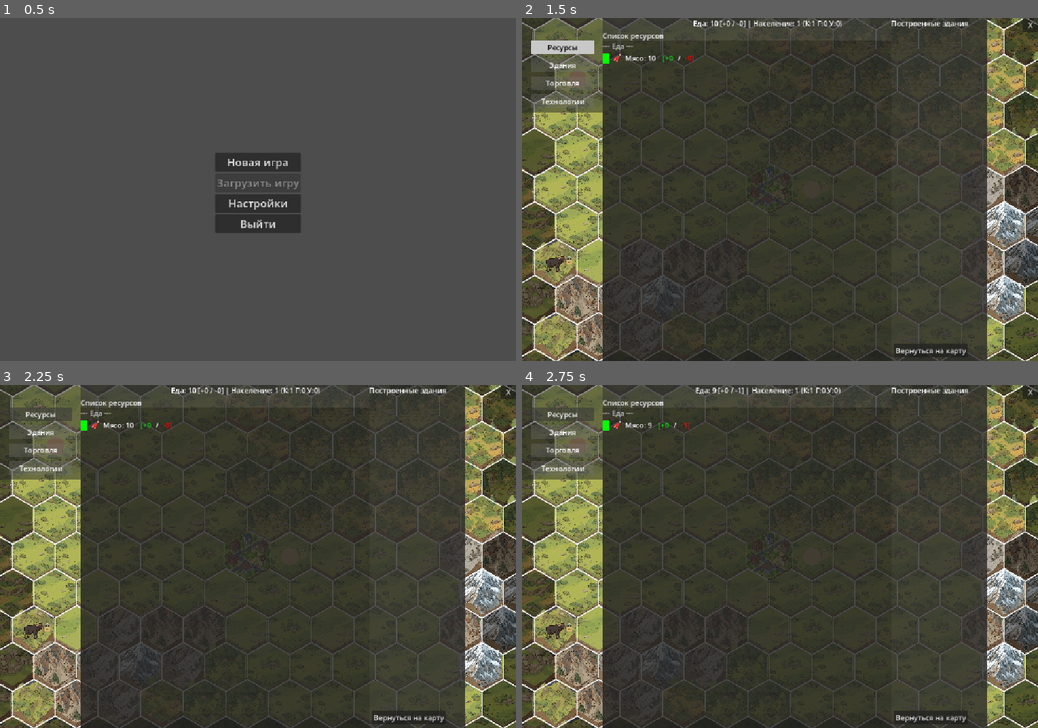
Above: before the commit, frames 1-4 (two rows, left to right).
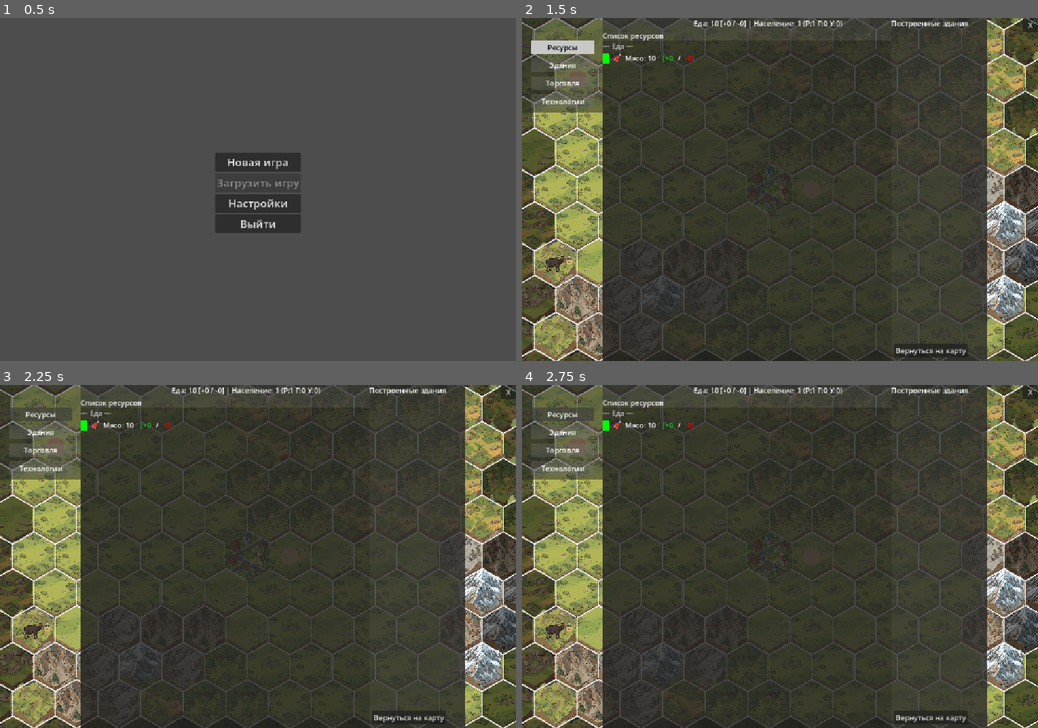
Above: after the commit, the same moments.

Repository: Night-Pryanik/The-City
Game: Godot game, scene res://scenes/main_menu.tscn
The game is run twice, just before and just after one commit, with the same random seed, the same clock (stepped at 60 frames per second) and the same inputs.
Inputs:
- Up to frame 1 (0.5 s): no input
- Up to frame 2 (1.5 s): click "Новая игра" at 0.5 s; click "Город" at 1.25 s
- Up to frame 3 (2.25 s): click "Ресурсы" at 2 s
- Up to frame 4 (2.75 s): no input

Frame 1 is identical in both runs. In frame 2, 0.2% of the frame differs, in the area x 33-62%, y 0-4%; in frame 3, 0.2%; in frame 4, 0.4%, in the area x 24-62%, y 0-13%.

Commit message:
Улучшения работают только если для них есть свободные жители
Стартовый житель не потребляет еду

Diff:
--- a/scenes/MainMap.tscn
+++ b/scenes/MainMap.tscn
@@ -8,6 +8,7 @@
 [ext_resource type="Script" uid="uid://b2anvgprhgych" path="res://scripts/map_renderer.gd" id="6_82ayj"]
 [ext_resource type="Script" uid="uid://b7pijc74chsbo" path="res://scripts/road_manager.gd" id="7_2m761"]
 [ext_resource type="Script" uid="uid://d5hdforsqjlr" path="res://scripts/expansion_manager.gd" id="8_8fkir"]
+[ext_resource type="Script" uid="uid://clfermtbeqck1" path="res://scripts/worker_manager.gd" id="9_nmjbi"]
 
 [sub_resource type="StyleBoxFlat" id="StyleBoxFlat_o7tci"]
 bg_color = Color(0.19607843, 0.19607843, 0.19607843, 1)
@@ -93,3 +94,6 @@
 
 [node name="ExpansionManager" type="Node" parent="." unique_id=1230720441]
 script = ExtResource("8_8fkir")
+
+[node name="WorkerManager" type="Node" parent="." unique_id=1914351628]
+script = ExtResource("9_nmjbi")
--- a/scenes/city_ui.gd
+++ b/scenes/city_ui.gd
@@ -183,7 +183,7 @@
             total_cons += cons_rates.get(pid, 0)
 
     var food_str = "Еда: %d [+%d / -%d]" % [food_sum, total_prod, total_cons]
-    var pop_str = "Население: %d (К:%d Г:%d У:%d)" % [CityData.total_population, CityData.peasants, CityData.townsfolk, CityData.scholars]
+    var pop_str = "Население: %d (Р:%d Г:%d У:%d)" % [CityData.total_population, CityData.workers, CityData.townsfolk, CityData.scholars]
 
     if top_food_label:
         top_food_label.text = food_str + " | " + pop_str
--- a/scenes/main_map.gd
+++ b/scenes/main_map.gd
@@ -55,12 +55,14 @@
 @onready var map_renderer = $MapRenderer
 @onready var road_manager = $RoadManager
 @onready var expansion_manager = $ExpansionManager
+@onready var worker_manager = $WorkerManager
 @onready var settings_menu = preload("res://scenes/settings_menu.tscn").instantiate()
 
 func _ready():
     if Engine.is_editor_hint():
         _initialize_map()
         map_renderer.initialize(tile_data, self)
+        worker_manager.initialize()
         map_renderer.queue_redraw()
         return
 
@@ -107,6 +109,8 @@
 
     _calc_offsets()
     map_renderer.queue_redraw()
+
+    _update_population_hud()
 
     popup_menu.id_pressed.connect(_on_popup_menu_id_pressed)
     city_ui.closed.connect(_on_city_ui_close)
@@ -246,7 +250,7 @@
         for row in range(REGION_ROWS):
             for col in range(REGION_COLS):
                 var tile = tile_data[row][col]
-                if tile.improvement != null and tile.resource != null:
+                if tile.improvement != null and tile.resource != null and worker_manager.has_worker(row, col):
                     CityData.add_raw_production(tile.resource)
         CityData.do_tick()
 
@@ -583,6 +587,8 @@
 
     road_manager.build_road_from(row, col, tile_data, REGION_ROWS, REGION_COLS)
 
+    worker_manager.assign_worker(row, col)
+
     map_renderer.queue_redraw()
 
 func pixel_to_hex(mx: float, my: float):
--- a/scripts/CityData.gd
+++ b/scripts/CityData.gd
@@ -19,11 +19,11 @@
 
 # --- НАСЕЛЕНИЕ ---
 var total_population: int = 1
-var peasants: int = 1
+var workers: int = 1
 var townsfolk: int = 0
 var scholars: int = 0
-var food_for_new_settler: int = 100    # сколько еды нужно накопить для роста
-var food_per_citizen: int = 1          # сколько еды съедает один житель за тик
+var food_for_new_settler: int = 100
+var food_per_citizen: int = 1
 
 const PRODUCTION_INTERVAL: float = 2.0
 
@@ -46,7 +46,7 @@
     research_progress = 0.0
 
     total_population = 1
-    peasants = 1
+    workers = 1
     townsfolk = 0
     scholars = 0
 
@@ -57,7 +57,6 @@
         if GameData.products[pid].get("category") == "food":
             city_food_pool[pid] = true
 
-    # Стартовый запас еды для первой постройки
     if city_storage.has("meat"):
         city_storage["meat"] = 10
 
@@ -106,7 +105,7 @@
                 production_rates[res] += recipe["result"][res]
 
     # Потребление еды населением
-    var food_needed = total_population * food_per_citizen
+    var food_needed = max(0, total_population - 1) * food_per_citizen
     var food_eaten = 0
     for pid in city_food_pool:
         if city_food_pool[pid] and city_storage.get(pid, 0) > 0:
@@ -121,19 +120,15 @@
     _check_population_change()
     emit_signal("city_updated")
 
-# --- РОСТ И УБЫЛЬ НАСЕЛЕНИЯ ---
 func _check_population_change():
-    # Считаем доступную еду
     var available_food = 0
     for pid in city_food_pool:
         if city_food_pool[pid]:
             available_food += city_storage.get(pid, 0)
 
     if available_food >= food_for_new_settler and total_population > 0:
-        # Рост населения
         total_population += 1
-        peasants += 1
-        # Списываем еду
+        workers += 1
         var remaining = food_for_new_settler
         var active_food = []
         for pid in city_food_pool:
@@ -147,26 +142,22 @@
                 active_food.erase(pid)
         emit_signal("population_changed", total_population)
         print("Население выросло до ", total_population)
-
     elif available_food <= 0 and total_population > 1:
-        # Убыль населения от голода
         total_population -= 1
-        # Сначала умирают учёные, потом горожане, потом крестьяне
         if scholars > 0:
             scholars -= 1
         elif townsfolk > 0:
             townsfolk -= 1
         else:
-            peasants -= 1
+            workers -= 1
         emit_signal("population_changed", total_population)
         print("Население уменьшилось до ", total_population)
 
-# --- ИССЛЕДОВАНИЯ (без изменений) ---
+# --- ИССЛЕДОВАНИЯ ---
 func start_research(tech_id: String) -> bool:
     if Engine.is_editor_hint():
         return false
     if current_research_tech_id != "":
-        # Находим название текущей технологии для сообщения об ошибке
         var current_tech_name = current_research_tech_id
         for t in GameData.technologies:
             if t["id"] == current_research_tech_id:
@@ -210,7 +201,7 @@
         current_research_tech_id = tech_id
         current_research_time = tech_data.get("time", 10.0)
         research_progress = 0.0
-        emit_signal("research_error", "Начато исследование: " + tech_data["name"])
+        print("Начато исследование: ", tech_data["name"])
         emit_signal("city_updated")
         return true
     else:
@@ -225,13 +216,11 @@
     research_progress += delta / current_research_time
     if research_progress >= 1.0:
         unlocked_technologies.append(current_research_tech_id)
-
         var tech_name = current_research_tech_id
         for t in GameData.technologies:
             if t["id"] == current_research_tech_id:
                 tech_name = t["name"]
                 break
-
         emit_signal("research_error", "Исследование завершено: " + tech_name)
         emit_signal("research_completed", current_research_tech_id)
         current_research_tech_id = ""
@@ -242,7 +231,6 @@
 func is_tech_unlocked(tech_id: String) -> bool:
     return tech_id in unlocked_technologies
 
-# --- СТРОИТЕЛЬСТВО (без изменений) ---
 func request_build(building_id: String) -> bool:
     if Engine.is_editor_hint():
         return false
--- a/scripts/map_renderer.gd
+++ b/scripts/map_renderer.gd
@@ -230,6 +230,7 @@
             draw_rect(Rect2(bar_x, bar_y, bar_width, bar_height), Color.WHITE, false)
 
     if in_influence and tile.improvement != null:
+        var has_worker = main_map.worker_manager.has_worker(row, col)
         var imp_data = GameData.improvements.get(tile.improvement, {})
         var imp_icon = imp_data.get("icon", "")
         var small_size = min(IMPROVEMENT_ICON_SIZE * 0.7, 24)
@@ -237,15 +238,18 @@
         if imp_icon != "" and icon_textures.has(imp_icon):
             var tex = icon_textures[imp_icon]
             var icon_rect = Rect2(icon_pos.x, icon_pos.y, small_size, small_size)
-            draw_texture_rect(tex, icon_rect, false)
+            if not has_worker:
+                draw_texture_rect(tex, icon_rect, false, Color(0.5, 0.5, 0.5))
+            else:
+                draw_texture_rect(tex, icon_rect, false)
         else:
+            # Рисуем цветной круг, если нет иконки
             if imp_data.has("color"):
                 var c = imp_data["color"]
-                var fallback_color = Color(
-                    c[0] / 255.0, c[1] / 255.0, c[2] / 255.0
-                )
-                var center_offset = icon_pos + Vector2(small_size / 2, small_size / 2)
-                draw_circle(center_offset, small_size / 2.5, fallback_color)
+                var fallback_color = Color(c[0] / 255.0, c[1] / 255.0, c[2] / 255.0)
+                if not has_worker:
+                    fallback_color = Color(0.5, 0.5, 0.5)
+                draw_circle(icon_pos + Vector2(small_size/2, small_size/2), small_size / 2.5, fallback_color)
 
 func _is_resource_locked(resource_id: String) -> bool:
     if resource_id == null or resource_id == "":
--- /dev/null
+++ b/scripts/worker_manager.gd
@@ -0,0 +1,28 @@
+# worker_manager.gd
+extends Node
+
+# Словарь занятых гексов: "row,col" -> true
+var assigned_hexes = {}
+
+func assign_worker(row: int, col: int) -> bool:
+    var key = str(row) + "," + str(col)
+    if assigned_hexes.has(key):
+        return false  # уже есть рабочий
+    if CityData.workers <= 0:
+        return false  # нет свободных рабочих
+    assigned_hexes[key] = true
+    CityData.workers -= 1
+    return true
+
+func remove_worker(row: int, col: int):
+    var key = str(row) + "," + str(col)
+    if assigned_hexes.has(key):
+        assigned_hexes.erase(key)
+        CityData.workers += 1
+
+func has_worker(row: int, col: int) -> bool:
+    var key = str(row) + "," + str(col)
+    return assigned_hexes.has(key)
+
+func get_assigned_count() -> int:
+    return assigned_hexes.size()
